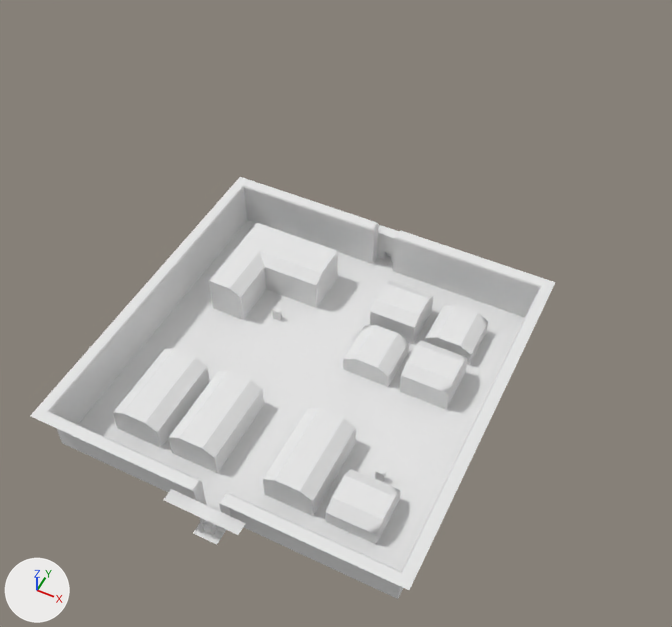
The OBJ model assets/models/map.obj: old version first, new version second.
Rendered twice from a 50 mm camera at (135.0, -240.0, 358.0) aimed at (-11.0, 54.0, -10.0). The lights are fixed; the arrows at lower left show +X, +Y and +Z. Where no turn or scale is listed for an object, it has been applied to the vertices. Vertices at the same position are counted once.

Before the edit, the objects in view are built like this:
```python
me_town_plane_002 = bpy.data.meshes.new('Town_Plane.002')
me_town_plane_002.from_pydata(...)  # 2742 vertices, 2242 faces; spans x -90.0..90.0, y -93.0..99.0, z 0.0..25.0
me_town_plane_002.materials.append(mat_default_obj)  # white #e7e7e7
ob_town_plane_002 = bpy.data.objects.new('Town_Plane.002', me_town_plane_002)
ob_town_plane_002.location = (0.0, 0.0, 0.0)
```
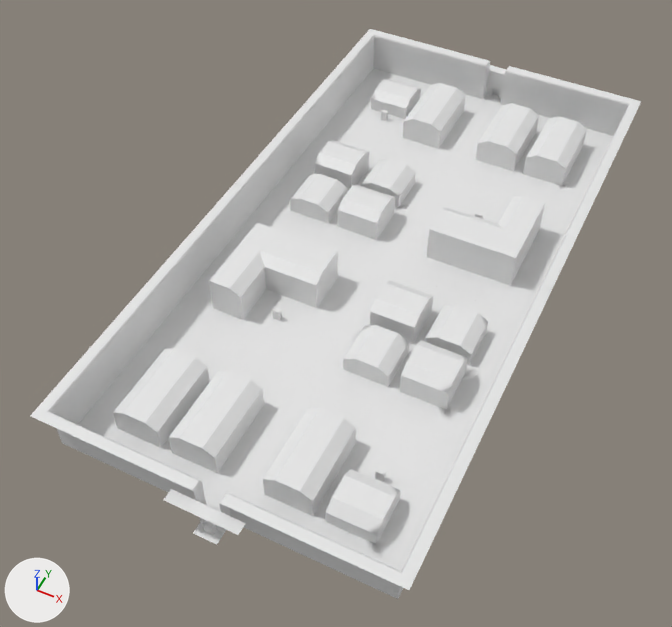
The change, as a diff of the scene's bpy script:
```diff
--- a/assets/models/map.obj.py
+++ b/assets/models/map.obj.py
@@ mat_default_obj_001 @@
+mat_default_obj_001 = principled_material('Default_OBJ.001')
+mat_default_obj_001.base_color = (0.8, 0.8, 0.8)  # white #e7e7e7
@@ me_town_plane_002 @@
 # used by ob_town_plane_002; location = (0.0, 0.0, 0.0)
-me_town_plane_002.from_pydata(...)  # 2742 vertices, 2242 faces; spans x -90.0..90.0, y -93.0..99.0, z 0.0..25.0
+me_town_plane_002.from_pydata(...)  # 4836 vertices, 3950 faces; spans x -90.0..90.0, y -93.0..267.0, z 0.0..25.0
+# me_town_plane_002 part 1: the loose piece of 71 vertices spanning x 42.0..66.0, y -63.0..-39.0, z 0.0..11.0 is copied, and the copy is turned -180 degrees about the z axis through its middle, then moved by (-108.0, 276.0, 0.0), in mat_default_obj_001 (white #e7e7e7); it spans x -66.0..-42.0, y 213.0..237.0, z 0.0..11.0
+# me_town_plane_002 part 2: the loose piece of 70 vertices spanning x 42.0..66.0, y 45.0..69.0, z 0.0..12.0 is copied, and the copy is turned -180 degrees about the z axis through its middle, then moved by (-108.0, 60.0, 0.0), in mat_default_obj_001 (white #e7e7e7); it spans x -66.0..-42.0, y 105.0..129.0, z 0.0..12.0
+# me_town_plane_002 part 3: the loose piece of 92 vertices spanning x -18.0..18.0, y 93.0..99.0, z 0.0..18.0 is moved by (0.0, 168.0, 0.0), in mat_default_obj_001 (white #e7e7e7)
+# me_town_plane_002 part 4: the loose piece of 4 vertices spanning x -2.0..2.0, y 96.0, z 0.0..6.0 is moved by (0.0, 168.0, 0.0), in mat_default_obj_001 (white #e7e7e7)
+# me_town_plane_002 part 5: the loose piece of 12 vertices spanning x -35.0..-31.0, y 29.0..31.0, z 0.0..6.0 is copied, and the copy is moved by (-21.0, 177.0, 0.0), in mat_default_obj_001 (white #e7e7e7); it spans x -56.0..-52.0, y 206.0..208.0, z 0.0..6.0
+# me_town_plane_002 part 6: the loose piece of 12 vertices spanning x 52.0..56.0, y -34.0..-32.0, z 0.0..6.0 is copied, and the copy is moved by (-21.0, 177.0, 0.0), in mat_default_obj_001 (white #e7e7e7); it spans x 31.0..35.0, y 143.0..145.0, z 0.0..6.0
+# me_town_plane_002 part 7: a new loose piece of 120 vertices spanning x 12.0..36.0, y 195.0..237.0, z 0.0..16.0, in mat_default_obj_001 (white #e7e7e7)
+# me_town_plane_002 part 8: 49 vertices moved from x -78.0..78.0, y 87.0, z 6.0..24.0 to x -84.0..84.0, y 93.0..105.0, z 0.0..24.0; 168 vertices removed from x -78.0..78.0, y -33.0..93.0, z 0.0..25.0; 1978 vertices added at x -90.0..90.0, y 86.0..267.0, z 0.0..25.0
 me_town_plane_002.materials.append(mat_default_obj)
+me_town_plane_002.materials.append(mat_default_obj_001)  # white #e7e7e7
```

Changed parts and their boxes [x1, y1, x2, y2] in the pictures (672 x 627 px; the box of a moved part takes in the faces that stretch with it):
'Town_Plane.002', reshaped (16% wider, 35% taller): before [30, 177, 556, 599]; after [30, 29, 641, 599]
part 1 of me_town_plane_002, added: after [371, 79, 421, 119]
part 2 of me_town_plane_002, added: after [290, 174, 347, 223]
part 3 of me_town_plane_002, moved or reshaped: before [377, 225, 399, 262]; after [486, 65, 507, 98]
part 4 of me_town_plane_002, moved or reshaped: before [386, 252, 391, 257]; after [493, 89, 499, 95]
part 5 of me_town_plane_002, added: after [381, 110, 388, 121]
part 6 of me_town_plane_002, added: after [475, 212, 483, 219]
part 7 of me_town_plane_002, added: after [475, 103, 539, 171]
part 8 of me_town_plane_002, built on: before [153, 179, 545, 447]; after [236, 29, 641, 325]
